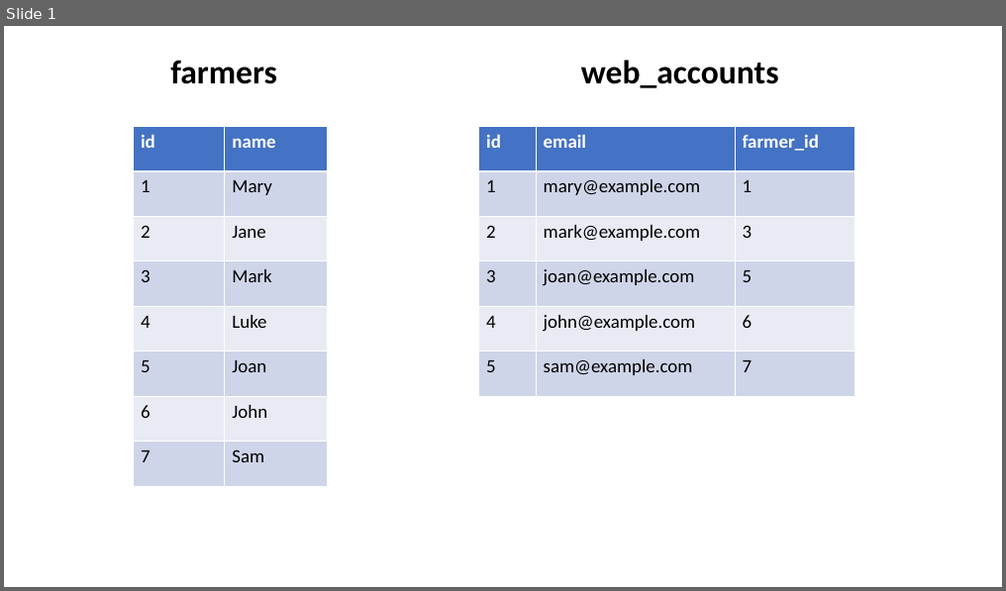
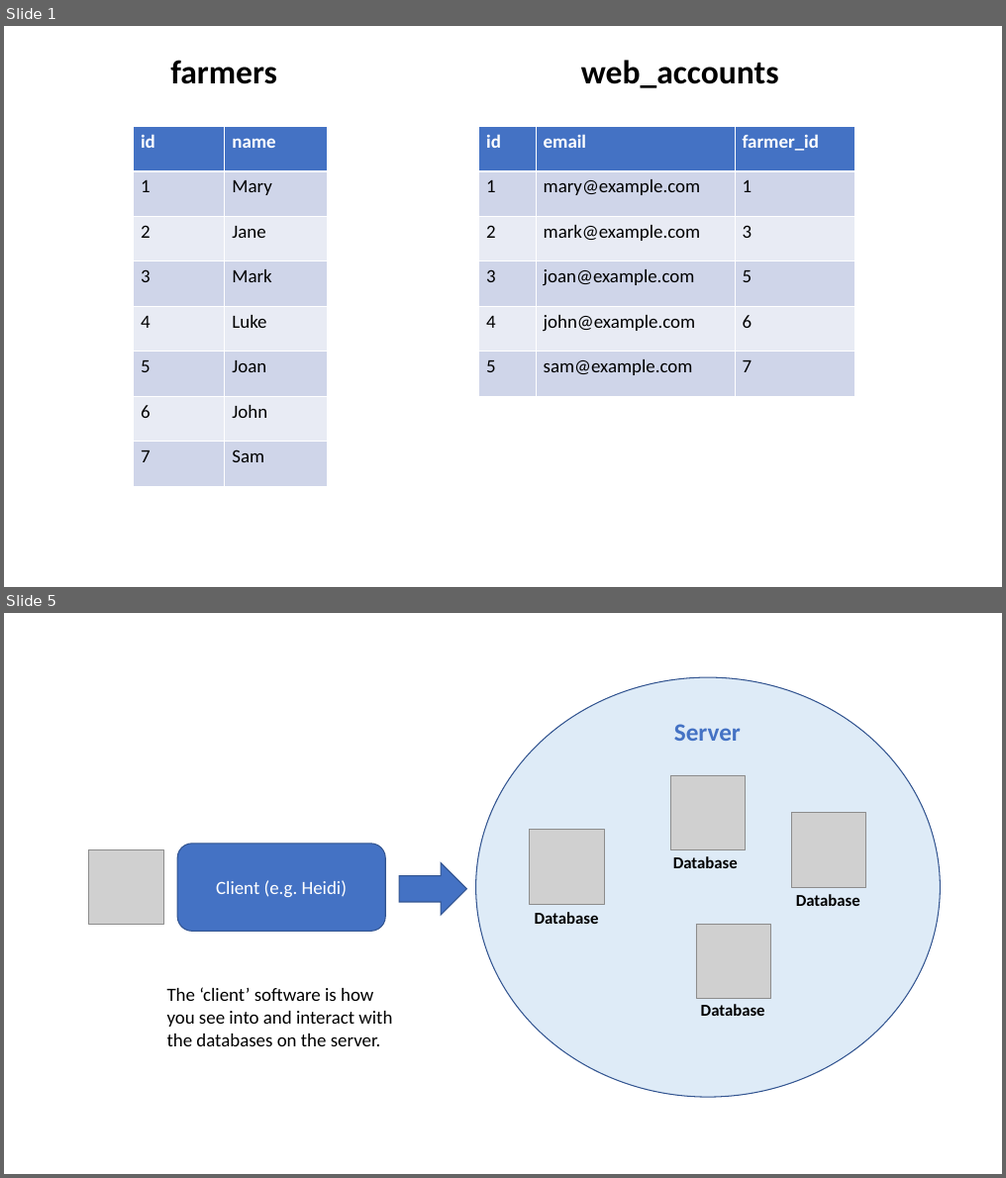
Before and after one commit to stats4sd/Installation-Guides, a slide deck: assets/images/relationships/source-tables.pptx. Shown one above the other, each under a label of ours: slide 1 before the commit, slides 1 and 5 after it; the slides between them are not shown. The pictures are 1006x591 and 1006x1178 pixels, drawn with LibreOffice and Linux fonts; fonts in the diff are those of the drawing; grey boxes stand for pictures. Boxes give left, top, right and bottom in pixels: in the first picture for what was removed or moved away, otherwise in the second. Text is boxed around its words. In the diff, an @@ line names an element or a change of style, - is before the commit and + after.

```diff
--- a/assets/images/relationships/source-tables.pptx
+++ b/assets/images/relationships/source-tables.pptx
@@ slide 5 added at [4, 613, 1002, 1174], background #FFFFFF @@
@@ ellipse added at [475, 677, 940, 1097], fill #DEEBF7, outline #325491 1 pt @@
@@ text added at [674, 724, 741, 741], 24 pt, text #4472C4, bold @@
+Server
@@ picture added at [671, 775, 746, 851] @@
@@ picture added at [792, 813, 866, 888] @@
@@ rounded rectangle added at [177, 844, 386, 931], fill #4472C4, outline #325491 1 pt, 18 pt, text #FFFFFF @@
+Client (e.g. Heidi)
@@ picture added at [530, 830, 604, 904] @@
@@ picture added at [88, 851, 163, 925] @@
@@ right arrow added at [399, 863, 466, 916], fill #4472C4, outline #325491 1 pt @@
@@ text added at [673, 857, 738, 868], 16 pt, text #000000, bold @@
+Database
@@ text added at [796, 894, 860, 906], 16 pt, text #000000, bold @@
+Database
@@ text added at [535, 912, 599, 924], 16 pt, text #000000, bold @@
+Database
@@ picture added at [696, 924, 771, 998] @@
@@ text added at [167, 987, 392, 1047], 18 pt, text #000000 @@
+The ‘client’ software is how you see into and interact with the databases on the server.
@@ text added at [701, 1004, 765, 1016], 16 pt, text #000000, bold @@
+Database
```
Also in this commit, not shown: 3 other slides added, 2 other files.
